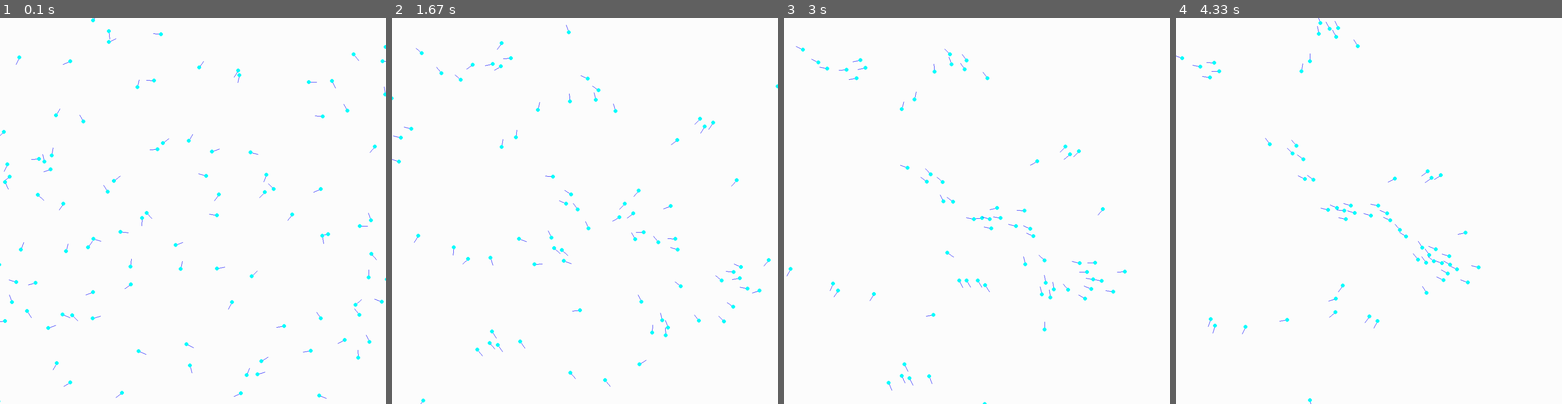
Above: before the commit, frames 1-4 (left to right).
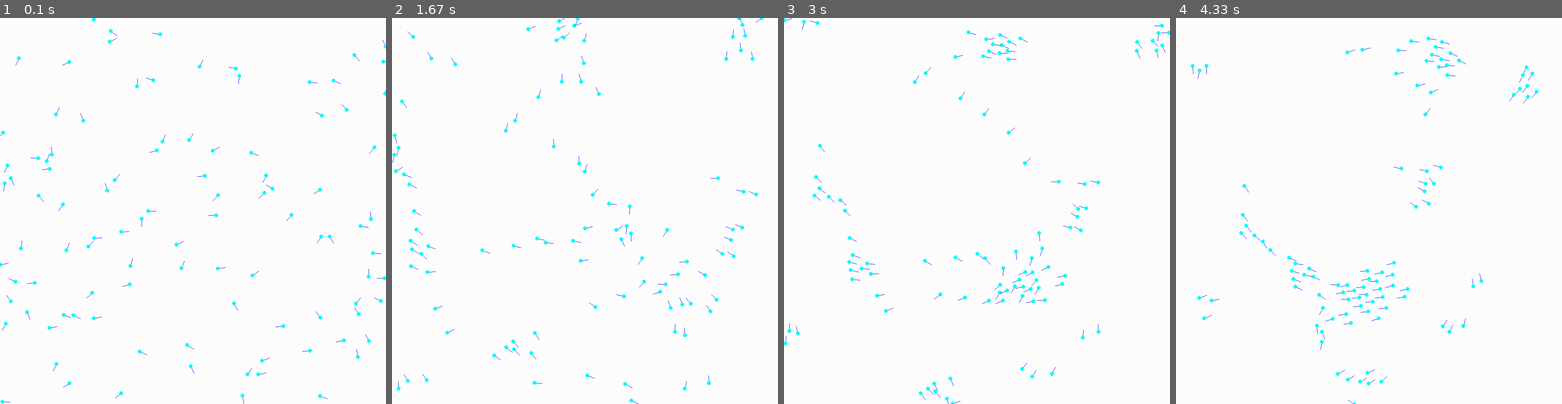
Above: after the commit, the same moments.

Repository: JacobHutch/Sketches
Game: pygame game, started from 2021-01-06-Boids/BoidsTest.py
Two runs of this game, one before a commit and one after it. Both use one fixed random seed, a clock stepped at 60 frames per second and the inputs below.
Inputs:
- Up to frame 1 (0.1 s): no input
- Up to frame 2 (1.67 s): no input
- Up to frame 3 (3 s): no input
- Up to frame 4 (4.33 s): no input

The runs differ from the first frame. In frame 1, 1.3% of the frame differs, in the area x 0-100%, y 0-100%; in frame 2, 2.1%; in frame 3, 2.0%; in frame 4, 1.9%.

Commit message:
Got boids to work, added a sketchy border too

Diff:
--- a/2021-01-06-Boids/BoidsTest.py
+++ b/2021-01-06-Boids/BoidsTest.py
@@ -26,7 +26,7 @@
         return (((a.position[0] - b.position[0]) ** 2) + ((a.position[1] - b.position[1]) ** 2)) ** 0.5
 
     def updateBoids(self):
-        avoidFactor = 0.05
+        avoidFactor = 0.2
         centerFactor = 0.005
         alignFactor = 0.05
 
@@ -41,6 +41,12 @@
             alignSin = 0
             count = 0
             avoidCount = 0
+
+            if boid.position[0] > 1000 or boid.position[0] < 0 or boid.position[1] > 1000 or boid.position[1] < 0:
+                barrier = 180
+            else:
+                barrier = 0
+
             for other in self.boids:
                 if (boid != other) and (self.distance(boid,other) < self.radius):
                     count += 1
@@ -65,11 +71,16 @@
                 avoidY /= avoidCount
                 avoid = (math.degrees(math.atan2(boid.position[1] - avoidY,boid.position[0] - avoidX)) + 360) % 360
                 t1 = avoid - boid.angle
-                t2 = 360 - abs(t1)
+                if t1 > 0:
+                    t2 = abs(t1) - 360
+                else:
+                    t2 = 360 - abs(t1)
                 if abs(t1) > abs(t2):
                     avoid = t2
+                elif abs(t2) > abs(t1):
+                    avoid = t1
                 else:
-                    avoid = t1
+                    avoid = random.choice([t1,t2])
             else:
                 avoid = 0
 
@@ -79,27 +90,37 @@
                 avgY /= (count + 1)
                 center = (math.degrees(math.atan2(avgY - boid.position[1],avgX - boid.position[0])) + 360) % 360
                 t1 = center - boid.angle
-                t2 = 360 - abs(t1)
+                if t1 > 0:
+                    t2 = abs(t1) - 360
+                else:
+                    t2 = 360 - abs(t1)
                 if abs(t1) > abs(t2):
                     center = t2
+                elif abs(t2) > abs(t1):
+                    center = t1
                 else:
-                    center = t1
+                    center = random.choice([t1,t2])
 
                 #align calc
                 alignCos /= count
                 alignSin /= count
                 align = (math.degrees(math.atan2(alignSin,alignCos)) + 360) % 360
                 t1 = align - boid.angle
-                t2 = 360 - abs(t1)
+                if t1 > 0:
+                    t2 = abs(t1) - 360
+                else:
+                    t2 = 360 - abs(t1)
                 if abs(t1) > abs(t2):
                     align = t2
+                elif abs(t2) > abs(t1):
+                    align = t1
                 else:
-                    align = t1
+                    align = random.choice([t1,t2])
 
             #combine and calculate final movement
-                newAngle = (boid.angle + (avoid * avoidFactor) + (center * centerFactor) + (align * alignFactor)) % 360
+                newAngle = (boid.angle + barrier + (avoid * avoidFactor) + (center * centerFactor) + (align * alignFactor)) % 360
             else:
-                newAngle = boid.angle
+                newAngle = boid.angle + barrier
             newPos = (boid.position[0] + (boid.velocity / self.tick * math.cos(math.radians(newAngle))),boid.position[1] + (boid.velocity / self.tick * math.sin(math.radians(newAngle))))
             boid.update(newPos,newAngle)
 
@@ -153,8 +174,8 @@
             pygame.display.flip()
             self.clock.tick(self.tick)
 
-boidOps = {"velocity":75}
-sysOps = {"amount":100,"size":5,"length":20,"radius":100,"collisionRadius":20,"tick":30}
+boidOps = {"velocity":100}
+sysOps = {"amount":100,"size":5,"length":20,"radius":100,"collisionRadius":20,"tick":60}
 appOps = {"winSize":(1000,1000)}
 
 a = App(boidOps,sysOps,**appOps)
--- a/2021-01-07-Symbols/Symbols.py
+++ b/2021-01-07-Symbols/Symbols.py
@@ -97,7 +97,7 @@
             pygame.display.flip()
             self.clock.tick(10)
 
-symbolOps = {"letterWidth":4,"letterHeight":6}
+symbolOps = {"letterWidth":12,"letterHeight":6}
 appOps = {"winSize":(1000,1000)}
 
 a = App(symbolOps,**appOps)
